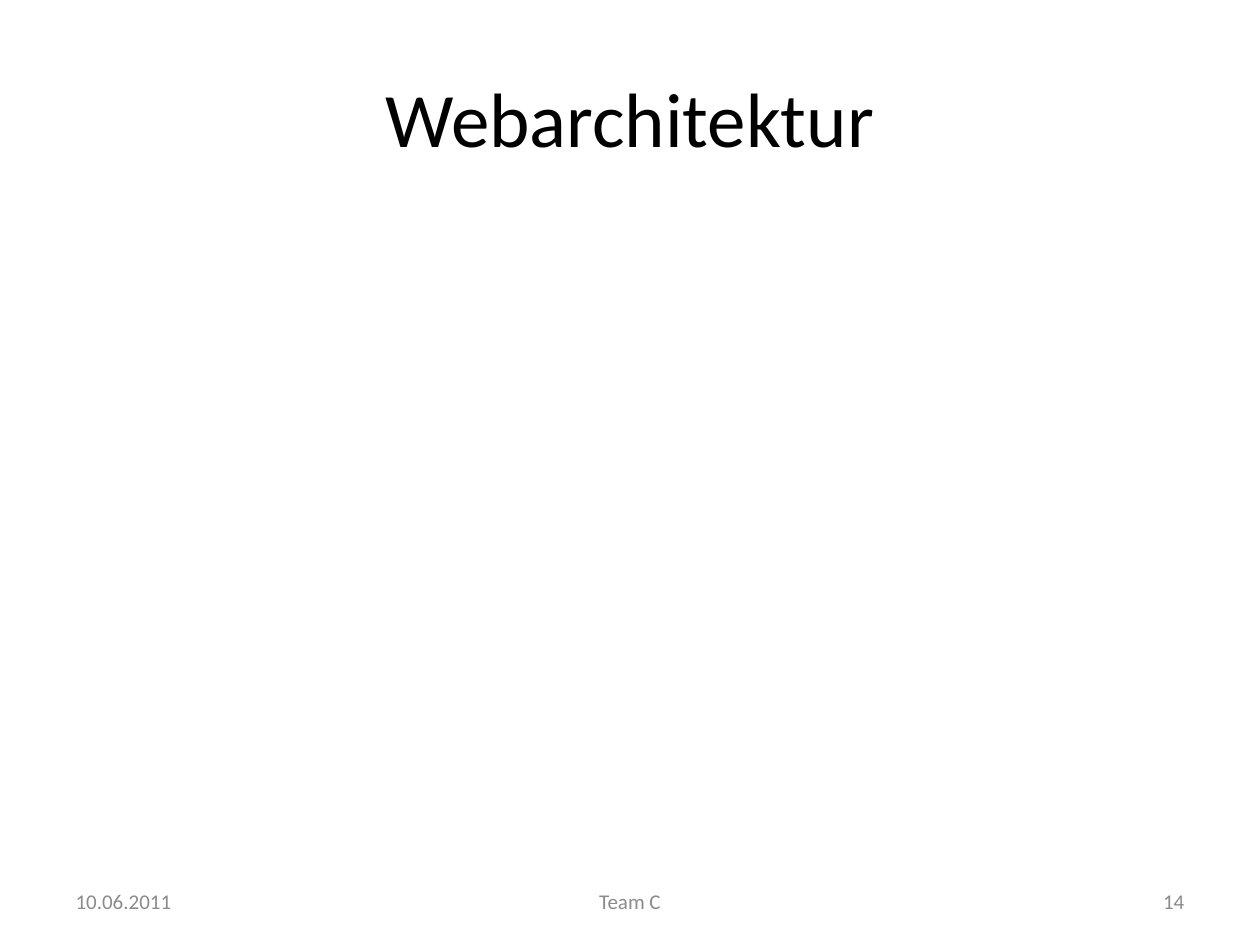
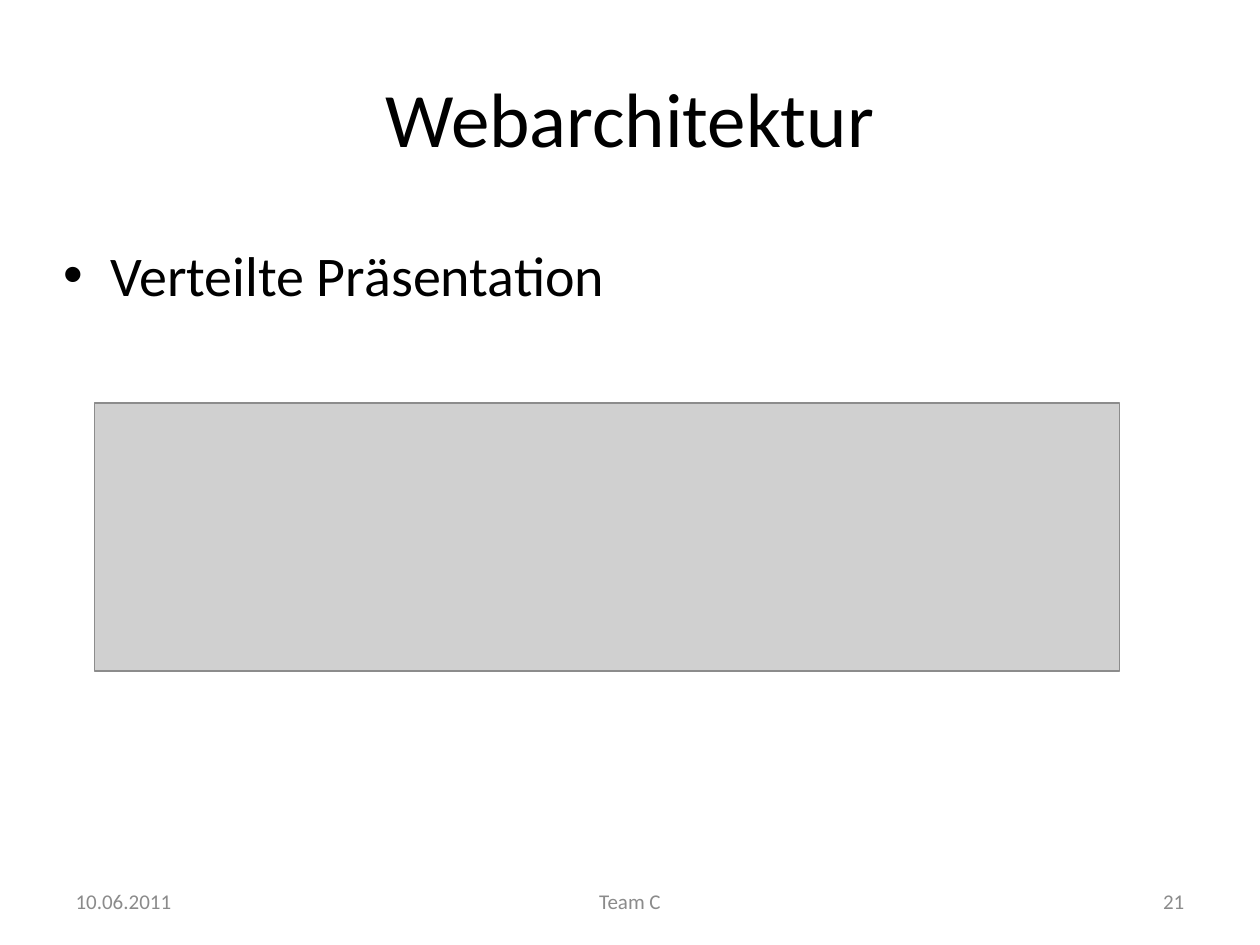
Before and after one commit to manuelTscholl/easydiet-team-c, a slide deck: slide 21 of doc/Abschluss/EasyDiet.pptx (slide 14 before the commit). Drawn at 1260x945 pixels with LibreOffice and Linux fonts; fonts in the diff are those of the drawing; grey boxes stand for pictures. Boxes give left, top, right and bottom in pixels: in the first picture for what was removed or moved away, otherwise in the second. Text is boxed around its words. In the diff, an @@ line names an element or a change of style, - is before the commit and + after.

```diff
--- a/doc/Abschluss/EasyDiet.pptx
+++ b/doc/Abschluss/EasyDiet.pptx
@@ text added at [110,257,604,297], 32 pt, text #000000 @@
+• Verteilte Präsentation
@@ picture added at [94,403,1120,672] @@
@@ page number at [1163,895,1184,909]: text changed @@
-14
+21
```
Also in this commit, not shown: 11 other slides changed, 11 slides added, 3 other files.
